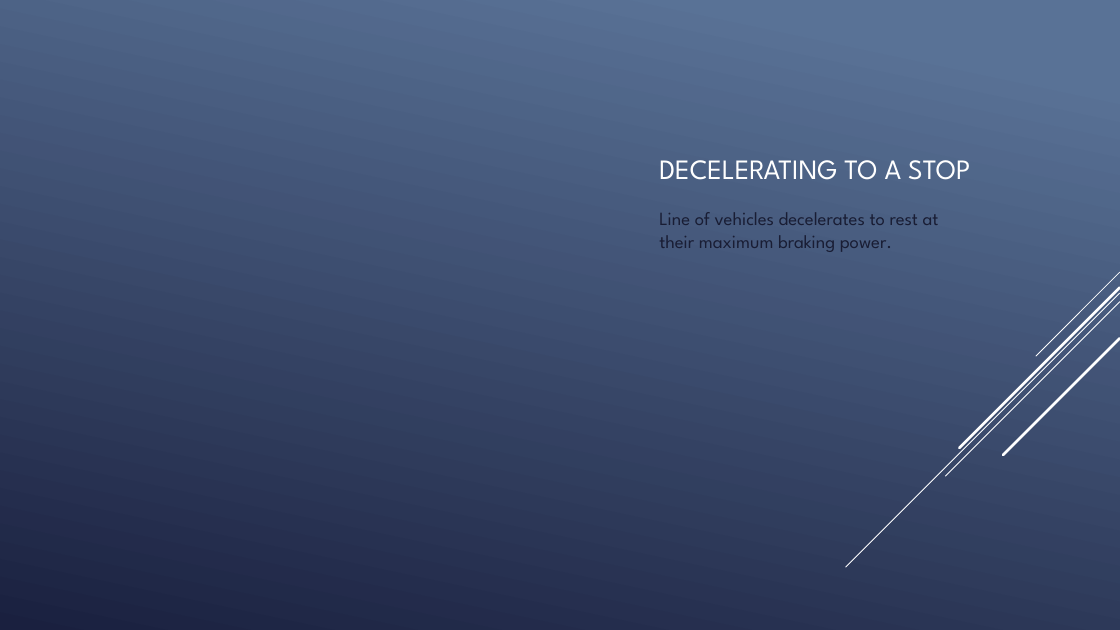
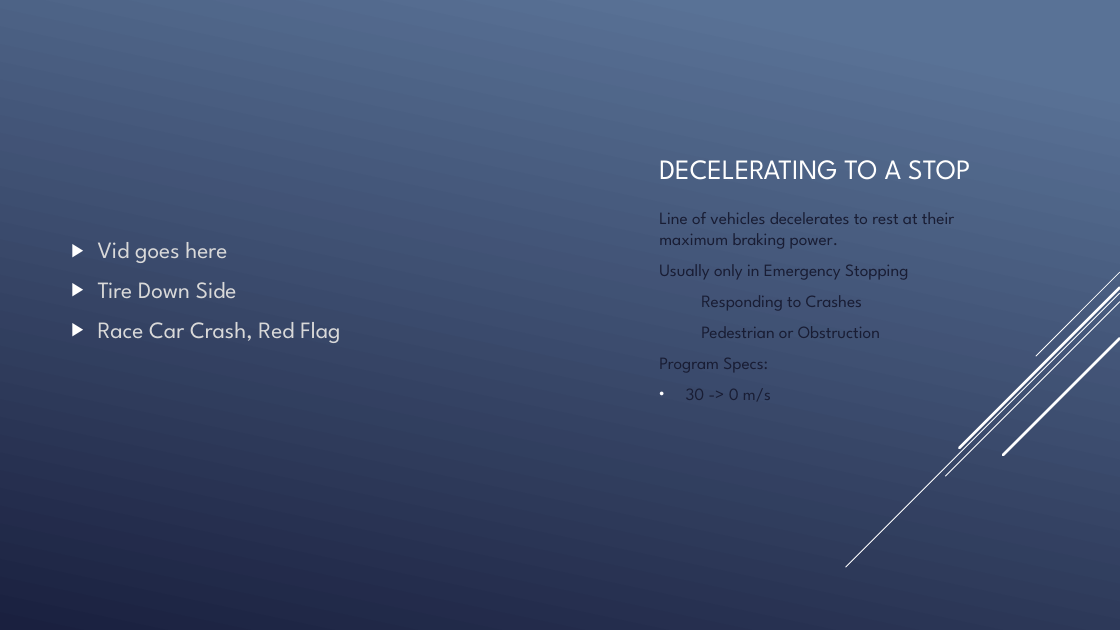
Before and after one commit to joel31245/JoelC_VAC_TrafficFlowFinal, a slide deck: slide 11 of doc/TrafficFlow1Presentation.pptx (slide 12 before the commit). Drawn at 1120x630 pixels with LibreOffice and Linux fonts; fonts in the diff are those of the drawing. Boxes give left, top, right and bottom in pixels: in the first picture for what was removed or moved away, otherwise in the second. Text is boxed around its words. In the diff, an @@ line names an element or a change of style, - is before the commit and + after.

```diff
--- a/doc/TrafficFlow1Presentation.pptx
+++ b/doc/TrafficFlow1Presentation.pptx
@@ text at (x1=659, y1=212, x2=954, y2=249): size 16 to 14.8 pt in "Line of vehicles decelerates to rest at ..." @@
@@ text added at (x1=98, y1=242, x2=340, y2=343), 20 pt, text #D9D9D9 @@
+▶ Vid goes here
+▶ Tire Down Side
+▶ Race Car Crash, Red Flag
@@ text at (x1=659, y1=264, x2=908, y2=401): paragraphs added @@
+Usually only in Emergency Stopping
+Responding to Crashes
+Pedestrian or Obstruction
+Program Specs:
+• 30 -> 0 m/s
```
Also in this commit, not shown: 12 other slides changed, 4 slides added, 4 slides removed, 3 other files.
